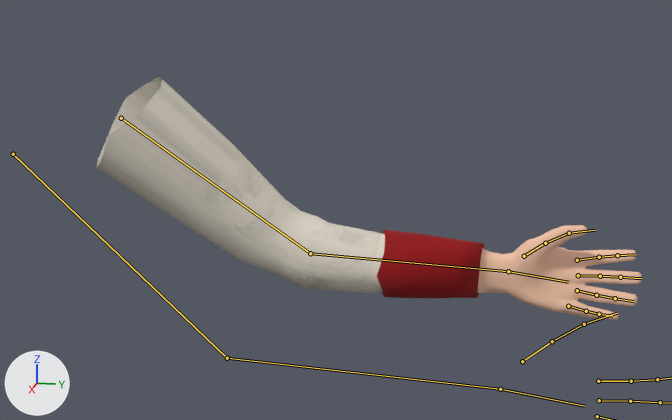
The FBX model Game/res/assets/models/Animation/Character/LeftArm.fbx: old version first, new version second.
The view is the same before and after, from a 50 mm camera at (96.3, 47.3, 18.0) aimed at (-12.9, 25.5, -9.4). The axes (+X, +Y, +Z) are drawn at lower left. The lights are the same throughout. The bones that bend it are drawn over the model as lines.
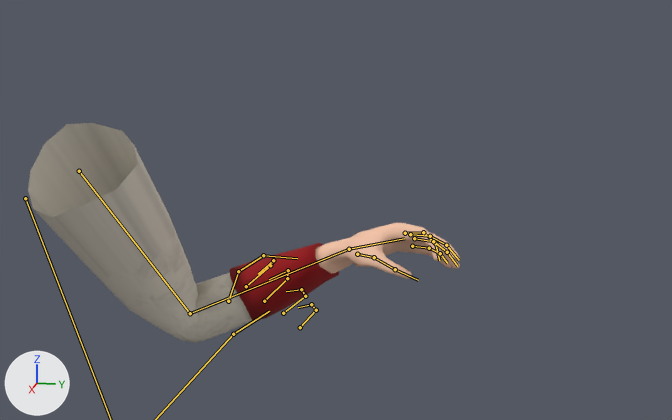
Commit message: Throwable Bottle Implementation

The newer file adds an action. The first version stands in its rest pose; the second is drawn at frame 1 of the action 'Armature|Throwable_R'.

Boxes [x1, y1, x2, y2] around the edits, measured in the pictures (672 x 420 px):
'Cube.003', posed (21% narrower, 9% shorter)
    before: [96, 77, 641, 320]
    after: [28, 123, 460, 343]
bone 'L_UpperArm', root to tip
    before: (121, 118) to (310, 253)
    after: (79, 171) to (190, 313)
bone 'L_Forearm', root to tip
    before: (310, 253) to (508, 271)
    after: (190, 313) to (349, 249)
bone 'L_Hand', root to tip
    before: (508, 271) to (568, 282)
    after: (349, 249) to (404, 238)
bone 'L_Thumb', root to tip
    before: (524, 256) to (545, 243)
    after: (357, 254) to (374, 257)
bone 'L_Thumb.001', root to tip
    before: (545, 243) to (569, 233)
    after: (374, 257) to (395, 269)
bone 'L_Thumb.002', root to tip
    before: (569, 233) to (595, 230)
    after: (395, 269) to (418, 280)
bone 'L_Pointer', root to tip
    before: (577, 260) to (599, 257)
    after: (405, 233) to (423, 232)
bone 'L_Pointer.001', root to tip
    before: (599, 257) to (617, 255)
    after: (423, 232) to (435, 243)
bone 'L_Pointer.002', root to tip
    before: (617, 255) to (636, 254)
    after: (435, 243) to (439, 260)
bone 'L_Middle', root to tip
    before: (578, 275) to (600, 276)
    after: (410, 234) to (430, 236)
bone 'L_Middle.001', root to tip
    before: (600, 276) to (620, 277)
    after: (430, 236) to (446, 245)
bone 'L_Middle.002', root to tip
    before: (620, 277) to (641, 278)
    after: (446, 245) to (459, 260)
bone 'L_Ring', root to tip
    before: (577, 290) to (596, 295)
    after: (414, 238) to (433, 241)
bone 'L_Ring.001', root to tip
    before: (596, 295) to (615, 298)
    after: (433, 241) to (447, 252)
bone 'L_Ring.002', root to tip
    before: (615, 298) to (634, 301)
    after: (447, 252) to (457, 266)
bone 'L_Pinky', root to tip
    before: (568, 306) to (586, 311)
    after: (412, 246) to (429, 248)
bone 'L_Pinky.001', root to tip
    before: (586, 311) to (599, 314)
    after: (429, 248) to (440, 253)
bone 'L_Pinky.002', root to tip
    before: (599, 314) to (612, 316)
    after: (440, 253) to (447, 263)

Edits to the bpy script that builds the scene:
```text
Change bone_l_upperarm:
    where bone_l_upperarm = bpy.data.objects['Armature'].pose.bones['L_UpperArm']
    bone_l_upperarm.location: (0.0, 0.0, 0.0) -> (3.19, 0.12, -1.56)
    bone_l_upperarm.rotation_quaternion: (1.0, 0.0, 0.0, 0.0) -> (0.934, -0.268, -0.011, 0.236)  # degrees (0, 0, 0) -> degrees (-31, 6, 27)
Change bone_l_forearm:
    where bone_l_forearm = bpy.data.objects['Armature'].pose.bones['L_Forearm']  # child of 'L_UpperArm'
    bone_l_forearm.rotation_quaternion: (1.0, 0.0, 0.0, 0.0) -> (0.828, 0.525, 0.193, -0.024)  # degrees (0, 0, 0) -> degrees (67, 20, 10)
Change bone_l_hand:
    where bone_l_hand = bpy.data.objects['Armature'].pose.bones['L_Hand']  # child of 'L_Forearm'
    bone_l_hand.rotation_quaternion: (1.0, 0.0, 0.0, 0.0) -> (0.962, -0.049, 0.258, -0.067)  # degrees (0, 0, 0) -> degrees (-9, 29, -10)
Change bone_l_thumb:
    where bone_l_thumb = bpy.data.objects['Armature'].pose.bones['L_Thumb']  # child of 'L_Hand'
    bone_l_thumb.rotation_quaternion: (1.0, 0.0, 0.0, 0.0) -> (0.998, -0.045, -0.012, -0.043)  # degrees (0, 0, 0) -> degrees (-5, -2, -5)
Change bone_l_thumb_001:
    where bone_l_thumb_001 = bpy.data.objects['Armature'].pose.bones['L_Thumb.001']  # child of 'L_Thumb'
    bone_l_thumb_001.rotation_quaternion: (1.0, 0.0, 0.0, 0.0) -> (0.978, -0.134, -0.035, -0.159)  # degrees (0, 0, 0) -> degrees (-15, -6, -18)
Change bone_l_thumb_002:
    where bone_l_thumb_002 = bpy.data.objects['Armature'].pose.bones['L_Thumb.002']  # child of 'L_Thumb.001'
    bone_l_thumb_002.rotation_quaternion: (1.0, 0.0, 0.0, 0.0) -> (0.99, -0.129, -0.045, 0.046)  # degrees (0, 0, 0) -> degrees (-15, -4, 6)
Change bone_l_pointer:
    where bone_l_pointer = bpy.data.objects['Armature'].pose.bones['L_Pointer']  # child of 'L_Hand'
    bone_l_pointer.rotation_quaternion: (1.0, 0.0, 0.0, 0.0) -> (0.989, 0.053, -0.021, -0.135)  # degrees (0, 0, 0) -> degrees (6, -2, -16)
Change bone_l_pointer_001:
    where bone_l_pointer_001 = bpy.data.objects['Armature'].pose.bones['L_Pointer.001']  # child of 'L_Pointer'
    bone_l_pointer_001.rotation_quaternion: (1.0, 0.0, 0.0, 0.0) -> (0.961, 0.043, -0.006, -0.273)  # degrees (0, 0, 0) -> degrees (5, 1, -32)
Change bone_l_pointer_002:
    where bone_l_pointer_002 = bpy.data.objects['Armature'].pose.bones['L_Pointer.002']  # child of 'L_Pointer.001'
    bone_l_pointer_002.rotation_quaternion: (1.0, 0.0, 0.0, 0.0) -> (0.976, 0.026, -0.001, -0.218)  # degrees (0, 0, 0) -> degrees (3, 1, -25)
Change bone_l_middle:
    where bone_l_middle = bpy.data.objects['Armature'].pose.bones['L_Middle']  # child of 'L_Hand'
    bone_l_middle.rotation_quaternion: (1.0, 0.0, 0.0, 0.0) -> (0.995, 0.009, -0.009, -0.102)  # degrees (0, 0, 0) -> degrees (1, -1, -12)
Change bone_l_middle_001:
    where bone_l_middle_001 = bpy.data.objects['Armature'].pose.bones['L_Middle.001']  # child of 'L_Middle'
    bone_l_middle_001.rotation_quaternion: (1.0, 0.0, 0.0, 0.0) -> (0.979, -0.044, 0.002, -0.2)  # degrees (0, 0, 0) -> degrees (-5, -1, -23)
Change bone_l_middle_002:
    where bone_l_middle_002 = bpy.data.objects['Armature'].pose.bones['L_Middle.002']  # child of 'L_Middle.001'
    bone_l_middle_002.rotation_quaternion: (1.0, 0.0, 0.0, 0.0) -> (0.986, -0.034, 0.0, -0.163)  # degrees (0, 0, 0) -> degrees (-4, -1, -19)
Change bone_l_ring:
    where bone_l_ring = bpy.data.objects['Armature'].pose.bones['L_Ring']  # child of 'L_Hand'
    bone_l_ring.rotation_quaternion: (1.0, 0.0, 0.0, 0.0) -> (0.985, -0.07, 0.016, -0.156)  # degrees (0, 0, 0) -> degrees (-8, 1, -18)
Change bone_l_ring_001:
    where bone_l_ring_001 = bpy.data.objects['Armature'].pose.bones['L_Ring.001']  # child of 'L_Ring'
    bone_l_ring_001.rotation_quaternion: (1.0, 0.0, 0.0, 0.0) -> (0.984, -0.037, 0.009, -0.173)  # degrees (0, 0, 0) -> degrees (-4, 0, -20)
Change bone_l_ring_002:
    where bone_l_ring_002 = bpy.data.objects['Armature'].pose.bones['L_Ring.002']  # child of 'L_Ring.001'
    bone_l_ring_002.rotation_quaternion: (1.0, 0.0, 0.0, 0.0) -> (0.994, -0.01, 0.001, -0.109)  # degrees (0, 0, 0) -> degrees (-1, 0, -13)
Change bone_l_pinky:
    where bone_l_pinky = bpy.data.objects['Armature'].pose.bones['L_Pinky']  # child of 'L_Hand'
    bone_l_pinky.rotation_quaternion: (1.0, 0.0, 0.0, 0.0) -> (0.986, -0.093, 0.024, -0.136)  # degrees (0, 0, 0) -> degrees (-11, 1, -16)
Change bone_l_pinky_001:
    where bone_l_pinky_001 = bpy.data.objects['Armature'].pose.bones['L_Pinky.001']  # child of 'L_Pinky'
    bone_l_pinky_001.rotation_quaternion: (1.0, 0.0, 0.0, 0.0) -> (0.989, -0.011, 0.012, -0.144)  # degrees (0, 0, 0) -> degrees (-1, 1, -17)
Change bone_l_pinky_002:
    where bone_l_pinky_002 = bpy.data.objects['Armature'].pose.bones['L_Pinky.002']  # child of 'L_Pinky.001'
    bone_l_pinky_002.rotation_quaternion: (1.0, 0.0, 0.0, 0.0) -> (0.994, 0.003, 0.002, -0.112)  # degrees (0, 0, 0) -> degrees (0, 0, -13)
```
